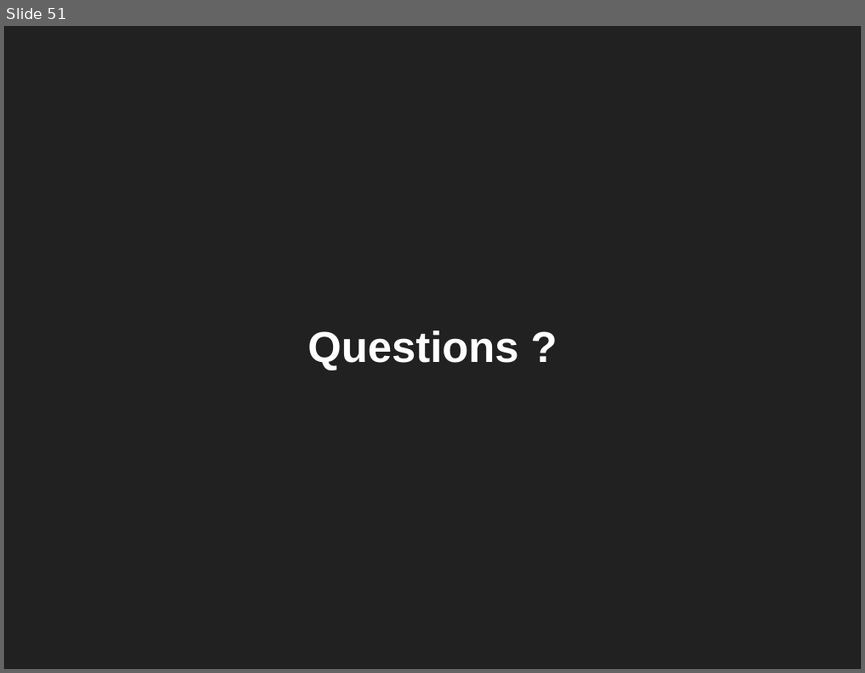
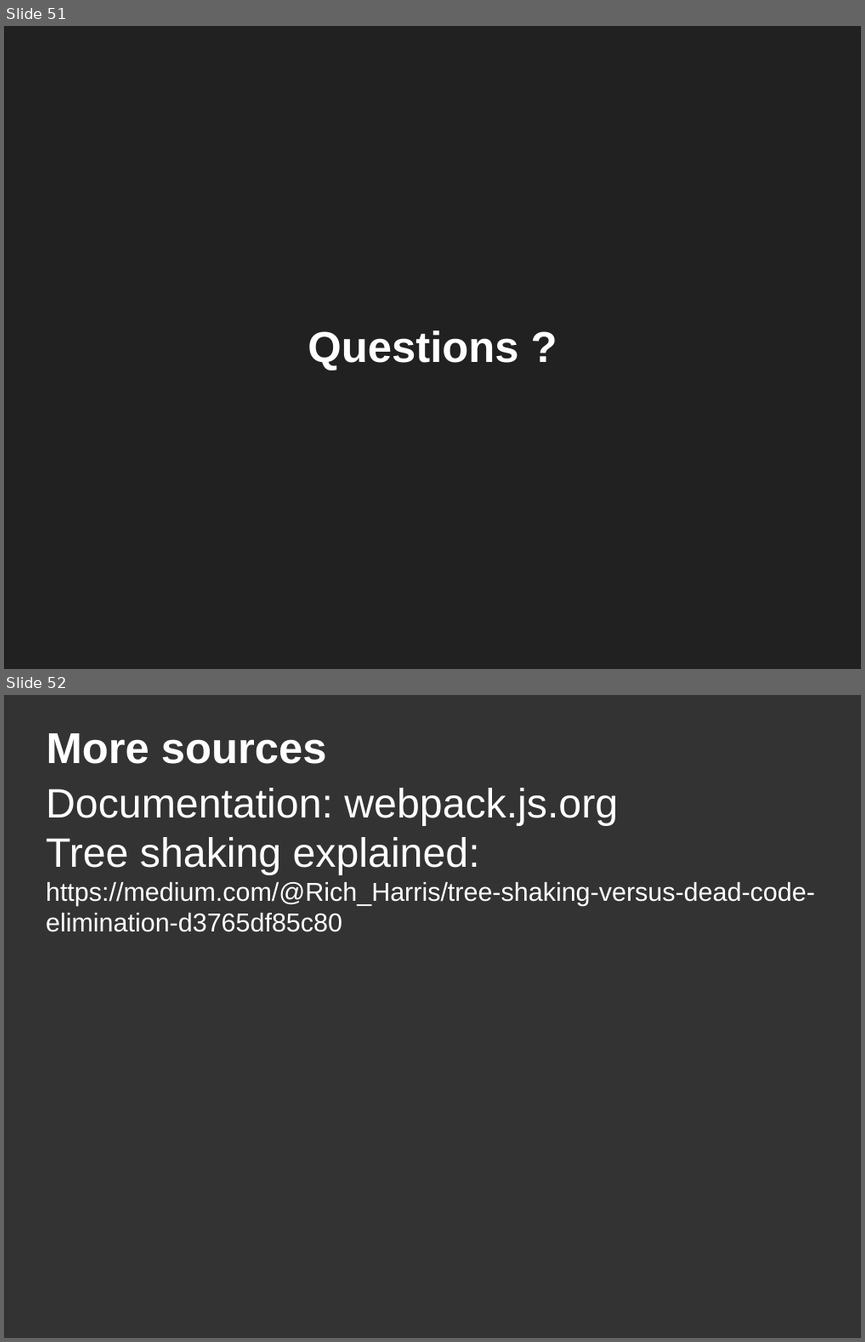
Before and after one commit to DanYellow/misc-tests, a slide deck: webpack-presentation-examples/webpack-presentation.odp. Shown one above the other, each under a label of ours: slide 51 before the commit, slides 51 and 52 after it. The pictures are 865x673 and 865x1342 pixels, drawn with LibreOffice and Linux fonts; fonts in the diff are those of the drawing. Boxes give left, top, right and bottom in pixels: in the first picture for what was removed or moved away, otherwise in the second. Text is boxed around its words. In the diff, an @@ line names an element or a change of style, - is before the commit and + after.

```diff
--- a/webpack-presentation-examples/webpack-presentation.odp
+++ b/webpack-presentation-examples/webpack-presentation.odp
@@ slide 52 added at bbox=[4, 695, 861, 1338], background #333333 @@
@@ title added at bbox=[46, 733, 327, 764], 40 pt, text #FFFFFF, bold @@
+More sources
@@ title added at bbox=[46, 788, 815, 932], 24 pt, text #FFFFFF @@
+Documentation: webpack.js.org
+Tree shaking explained: https://medium.com/@Rich_Harris/tree-shaking-versus-dead-code-elimination-d3765df85c80
```
Also in this commit, not shown: 2 slides changed, 5 other files.
